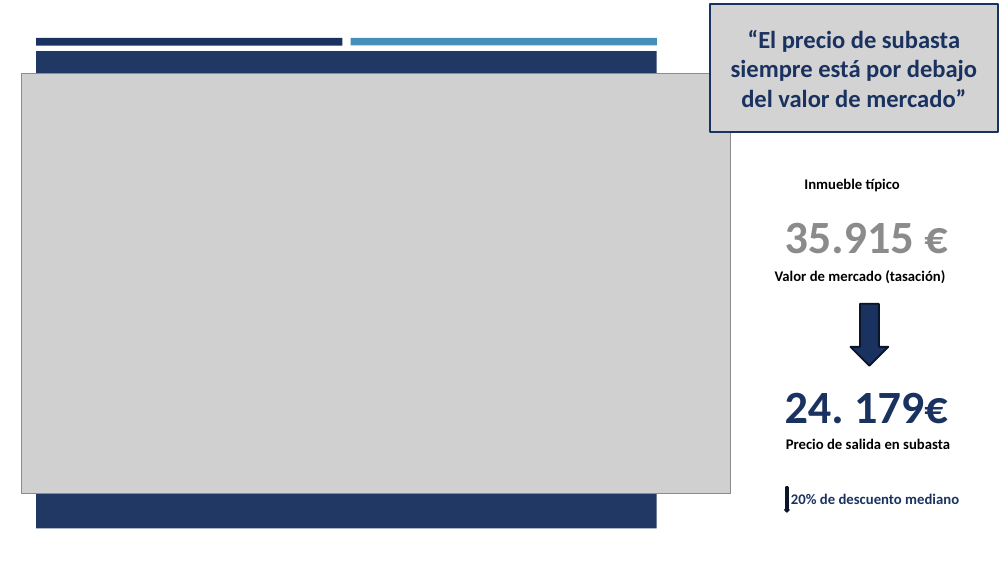
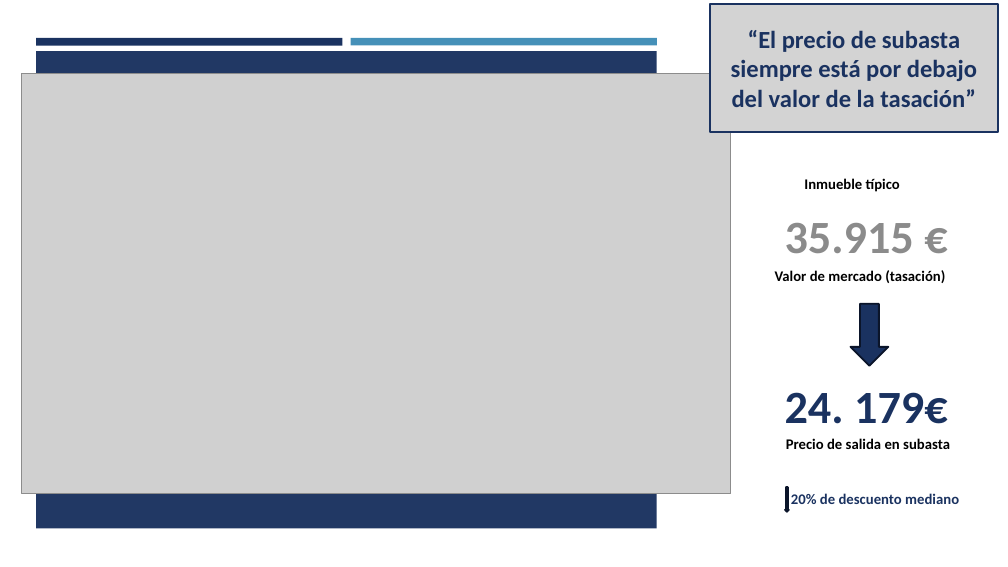
Before and after one commit to nadia0207/Proyecto_EDA_Subastas_BOE, a slide deck: slide 5 of PresentacionEDA.pptx. Drawn at 1008x567 pixels with LibreOffice and Linux fonts; fonts in the diff are those of the drawing; grey boxes stand for pictures. Boxes give left, top, right and bottom in pixels: in the first picture for what was removed or moved away, otherwise in the second. Text is boxed around its words. In the diff, an @@ line names an element or a change of style, - is before the commit and + after.

```diff
--- a/PresentacionEDA.pptx
+++ b/PresentacionEDA.pptx
@@ text in rectangle at <box>731,30,977,107</box>: text changed @@
-“El precio de subasta siempre está por debajo del valor de mercado”
+“El precio de subasta siempre está por debajo del valor de la tasación”
```
Also in this commit, not shown: 2 other slides changed.
